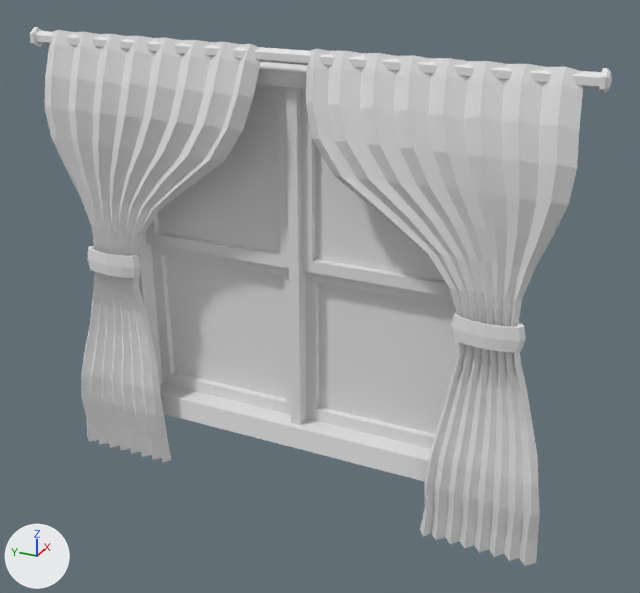
Two versions of the FBX model Techcamp2024_DW/Assets/Blender Exports/Export Sources/Window.fbx, one commit apart.
One viewpoint serves both versions: a 50 mm lens placed at (-2.045, -1.035, 1.732), pointed at (0.08, -0.079, 0.67). Arrows for +X, +Y and +Z are at lower left; the lights stay in place. Where no turn or scale is listed for an object, it has been applied to the vertices.
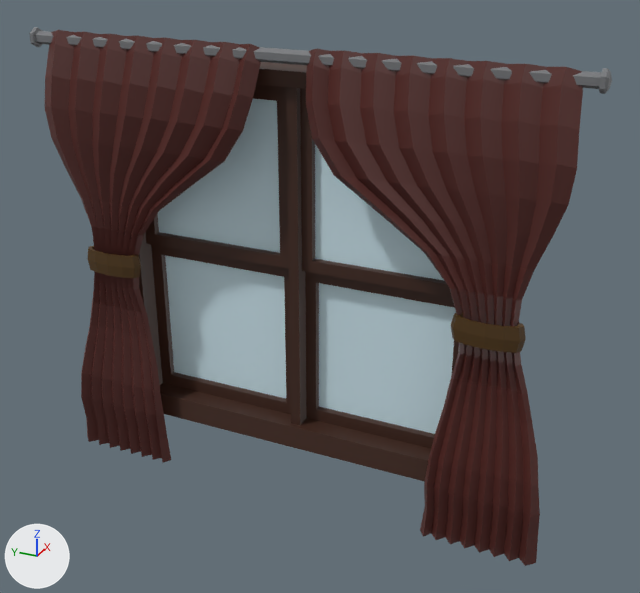
What the commit changed:
Picture 'Palet2.png' (img_palet2_png) is new.
Material 'Palet' (mat_palet) is new.
Its texture is img_palet2_png.
me_plane_003 has 289 vertices, 256 faces and spans x -0.043..0.033, y -0.782..-0.066, z 0.0..1.376.
me_plane_003 is used by ob_plane_001; location (0.0, 0.0, 0.0).
me_plane_003 part 3: texture (UV) coordinates of 256 of 256 faces, centred in x -0.03..0.021, y -0.766..-0.081, z 0.044..1.352, changed; they spanned u 0.0..1.0, v 0.0..1.0 and now span u 0.14..0.15, v 0.4..0.4.
me_plane_003 now uses material mat_palet (picture img_palet2_png).
me_torus_002 has 72 vertices, 72 faces and spans x -0.023..0.042, y -0.685..-0.488, z 0.657..0.728.
me_torus_002 now uses material mat_palet (picture img_palet2_png).
me_torus has 72 vertices, 72 faces and spans x -0.023..0.042, y 0.488..0.685, z 0.657..0.728.
me_torus now uses material mat_palet (picture img_palet2_png).
me_plane_001 has 289 vertices, 256 faces and spans x -0.043..0.033, y 0.066..0.782, z 0.0..1.376.
me_plane_001 is used by ob_plane; location (0.0, 0.0, 0.0).
me_plane_001 part 1: texture (UV) coordinates of 256 of 256 faces, centred in x -0.03..0.021, y 0.081..0.766, z 0.044..1.352, changed; they spanned u 0.0..1.0, v 0.0..1.0 and now span u 0.14..0.15, v 0.4..0.4.
me_plane_001 now uses material mat_palet (picture img_palet2_png).
me_cube_022 has 102 vertices, 88 faces and spans x 0.048..0.147, y -0.54..0.556, z 0.15..1.309.
me_cube_022 is used by ob_cube_007; location (0.0, 0.0, 0.0).
me_cube_022 part 2: texture (UV) coordinates of 88 of 88 faces, centred in x 0.051..0.147, y -0.54..0.556, z 0.15..1.309, changed; they spanned u 0.25..0.75, v 0.37..0.88 and now span u 0.37..0.46, v 0.42..0.49.
me_cube_022 now uses material mat_palet (picture img_palet2_png).
me_cylinder_005 has 66 vertices, 62 faces and spans x 0.01..0.06, y -0.81..0.81, z 1.32..1.38.
me_cylinder_005 now uses material mat_palet (picture img_palet2_png).

Location of each change, [x1, y1, x2, y2] in pixels of the pictures (640 x 593 px):
'Cube.007', recoloured, surface changed: [139, 62, 459, 482] in both
'Plane.001', recoloured, surface changed (grey to brown): [306, 49, 583, 566] in both
'Plane', recoloured, surface changed (grey to brown): [45, 30, 260, 463] in both
'Cylinder.011', recoloured: [29, 27, 612, 94] in both
'Torus.001', recoloured (grey to brown): [451, 313, 526, 353] in both
'Torus', recoloured (grey to brown): [88, 246, 141, 278] in both
